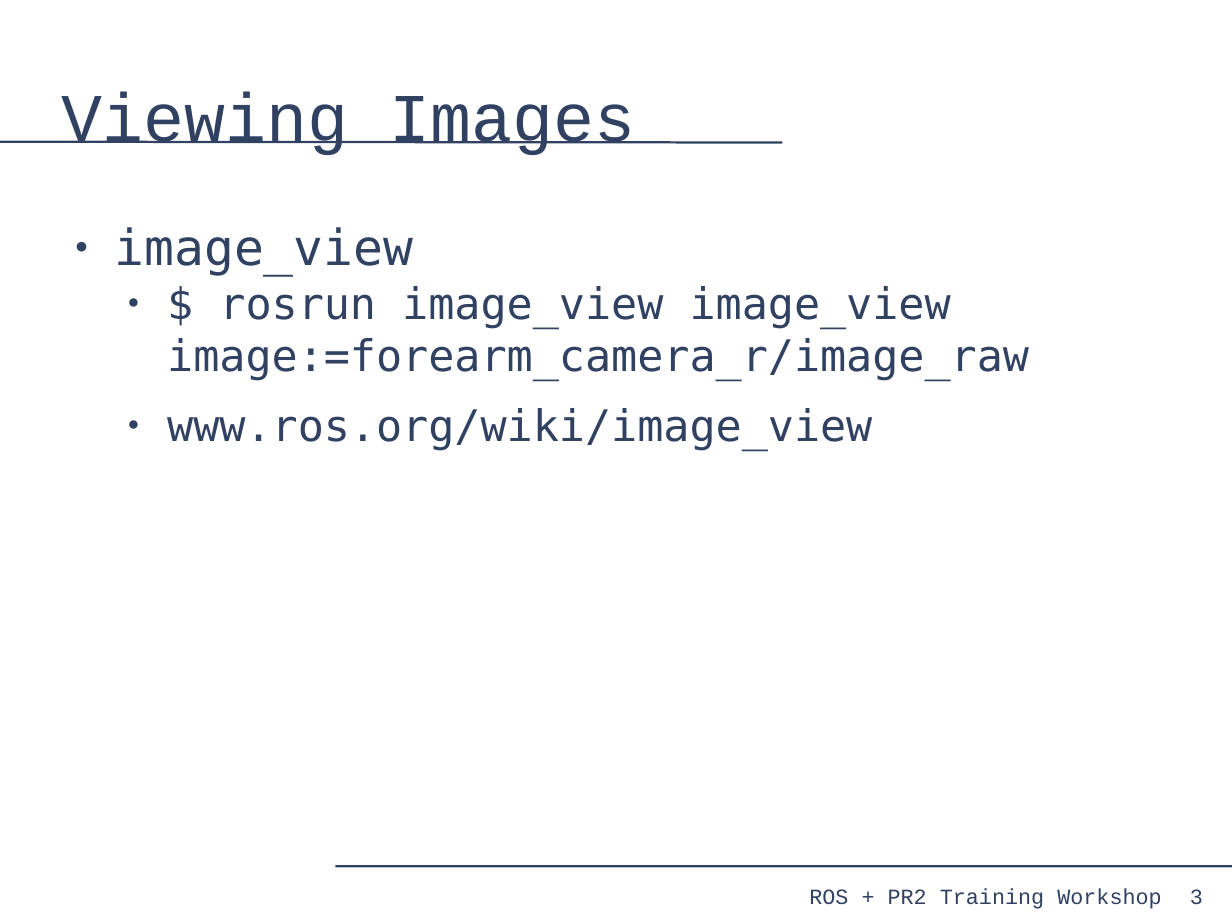
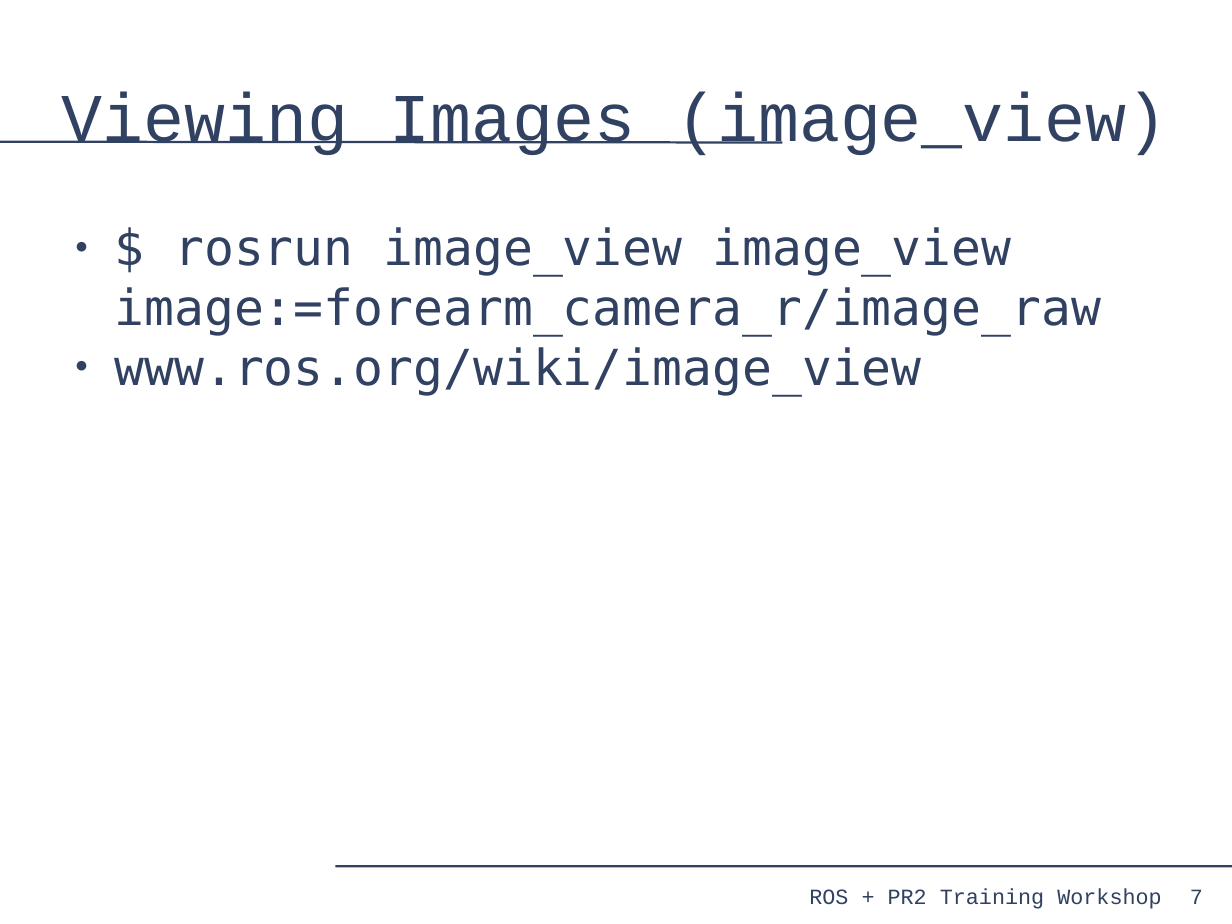
Before and after one commit to PR2/pr2_docs, a slide deck: slide 7 of pr2_training_workshop/processing_camera_data/slides.odp (slide 3 before the commit). Drawn at 1232x924 pixels with LibreOffice and Linux fonts; fonts in the diff are those of the drawing. Boxes give left, top, right and bottom in pixels: in the first picture for what was removed or moved away, otherwise in the second. Text is boxed around its words. In the diff, an @@ line names an element or a change of style, - is before the commit and + after.

Commit message:
processing_camera_data: Rearranged slides to follow image_pipeline data flow.

```diff
--- a/pr2_training_workshop/processing_camera_data/slides.odp
+++ b/pr2_training_workshop/processing_camera_data/slides.odp
@@ title at (62,91,1168,155): text changed @@
-Viewing Images
+Viewing Images (image_view)
@@ text "$ rosrun image_view image_view image:=forearm_camera_r/image ..." at (114,227,1101,396): size 28 to 32 pt; list level 2 to 1 in "$ rosrun image_view image_view image:=forearm_camera_r/image ..."; list level 2 to 1 in "www.ros.org/wiki/image_view" @@
@@ text at (114,227,413,277): paragraph removed @@
-● image_view
@@ page number at (1190,889,1203,904): text changed @@
-3
+7
```
Also in this commit, not shown: 1 other slide changed, 1 slide added, 1 slide removed.
